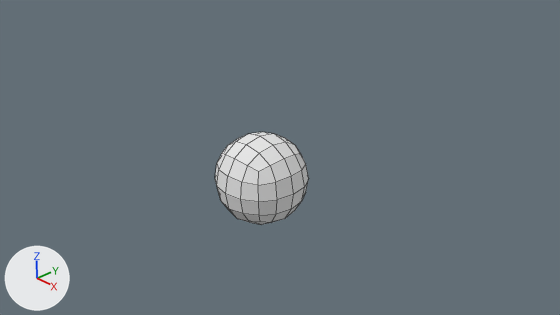
Two versions of the Blender file tips/basic_model_converting/sample_basic_model.blend, one commit apart.
The view is the same before and after, from the file's camera 'Camera'. Every picture has the same lights, and +X, +Y and +Z are marked at lower left. Mesh edges are drawn as thin lines.
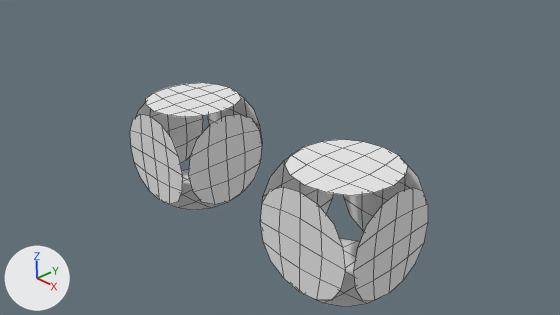
Pixel boxes (x1, y1, x2, y2) of what changed, in the pictures (560 x 315 px; the box of a moved part takes in the faces that stretch with it):
'Cube', reshaped, moved (78% wider, 80% taller)
    before: (215, 132, 309, 225)
    after: (260, 139, 428, 307)
'Cube.001', added
    after: (130, 83, 263, 210)
part 1 of me_cube, moved or reshaped
    before: (215, 147, 309, 225)
    after: (260, 158, 428, 307)

Diff of the bpy script that builds the scene:
```diff
--- a/tips/basic_model_converting/sample_basic_model.blend.py
+++ b/tips/basic_model_converting/sample_basic_model.blend.py
@@ me_cube @@
 me_cube.from_pydata(...)  # 8 vertices, 6 faces; spans x -1.0..1.0, y -1.0..1.0, z -1.0..1.0
 # used by ob_cube; location = (0.0, 0.0, 0.0)
 # verts and faces of me_cube; kept vertices keep their numbers, new ones are numbered from 8
 # before: 0 (1.0, 1.0, -1.0), 1 (1.0, -1.0, -1.0), 2 (-1.0, -1.0, -1.0), 3 (-1.0, 1.0, -1.0), 4 (1.0, 1.0, 1.0)
 # before: 5 (1.0, -1.0, 1.0), 6 (-1.0, -1.0, 1.0), 7 (-1.0, 1.0, 1.0)
+# me_cube part 1
+delete_faces([(0, 1, 2, 3), (0, 4, 5, 1), (1, 5, 6, 2), (2, 6, 7, 3), (0, 3, 7, 4)])
+for new, old in zip([8, 9, 10], [1, 2, 3]): verts[new] = verts[old] + (0.0, 0.0, 2.0)
+for new, old in zip([11, 12, 13], [0, 1, 8]): verts[new] = verts[old] + (-2.0, 0.0, 0.0)
+verts[14] = (1.0, 1.0, -1.0)
+verts[15] = (-1.0, 1.0, -1.0)
+verts[16] = (1.0, 1.0, -1.0)
+verts[17] = (1.0, -1.0, -1.0)
+for new, old in zip([*range(18, 22)], [*range(14, 18)]): verts[new] = verts[old] + (0.0, 0.0, 2.0)
+verts[22] = (1.0, -1.0, -1.0)
+verts[23] = (-1.0, -1.0, -1.0)
+faces += [(1, 8, 13, 12), (14, 15, 19, 18), (0, 22, 23, 11), (2, 9, 10, 3), (16, 20, 21, 17)]
 me_cube.materials.append(mat_material)
@@ me_cube2 @@
+me_cube2.from_pydata([(1.0, -1.0, -1.0), (-1.0, 1.0, -1.0), (1.0, 1.0, -1.0), (-1.0, -1.0, -1.0), (1.0, 1.0, 1.0), (1.0, -1.0, 1.0), (-1.0, -1.0, 1.0), (-1.0, 1.0, 1.0), (1.0, 1.0, -1.0), (-1.0, 1.0, -1.0), (1.0, 1.0, 1.0), (-1.0, 1.0, 1.0), (1.0, 1.0, -1.0), (1.0, -1.0, -1.0), (1.0, 1.0, 1.0), (1.0, -1.0, 1.0), (1.0, -1.0, -1.0), (-1.0, -1.0, -1.0), (-1.0, 1.0, -1.0), (-1.0, -1.0, -1.0), (1.0, -1.0, 1.0), (-1.0, -1.0, 1.0), (-1.0, -1.0, 1.0), (-1.0, 1.0, 1.0)], [], [(0, 20, 21, 19), (10, 8, 9, 11), (2, 16, 17, 18), (3, 22, 23, 1), (12, 14, 15, 13), (4, 7, 6, 5)])
+me_cube2.materials.append(mat_material)  # its picture is missing
@@ ob_cube @@
 ob_cube = bpy.data.objects.new('Cube', me_cube)
-ob_cube.location = (0.0, 0.0, 0.0)
+ob_cube.location = (2.0, 0.0, 0.0)
 _m = ob_cube.modifiers.new('Subsurf', 'SUBSURF')
@@ ob_cube_001 @@
+ob_cube_001 = bpy.data.objects.new('Cube.001', me_cube2)
+ob_cube_001.location = (-2.02, 0.02, 0.0)
+_m = ob_cube_001.modifiers.new('Subsurf', 'SUBSURF')
```
